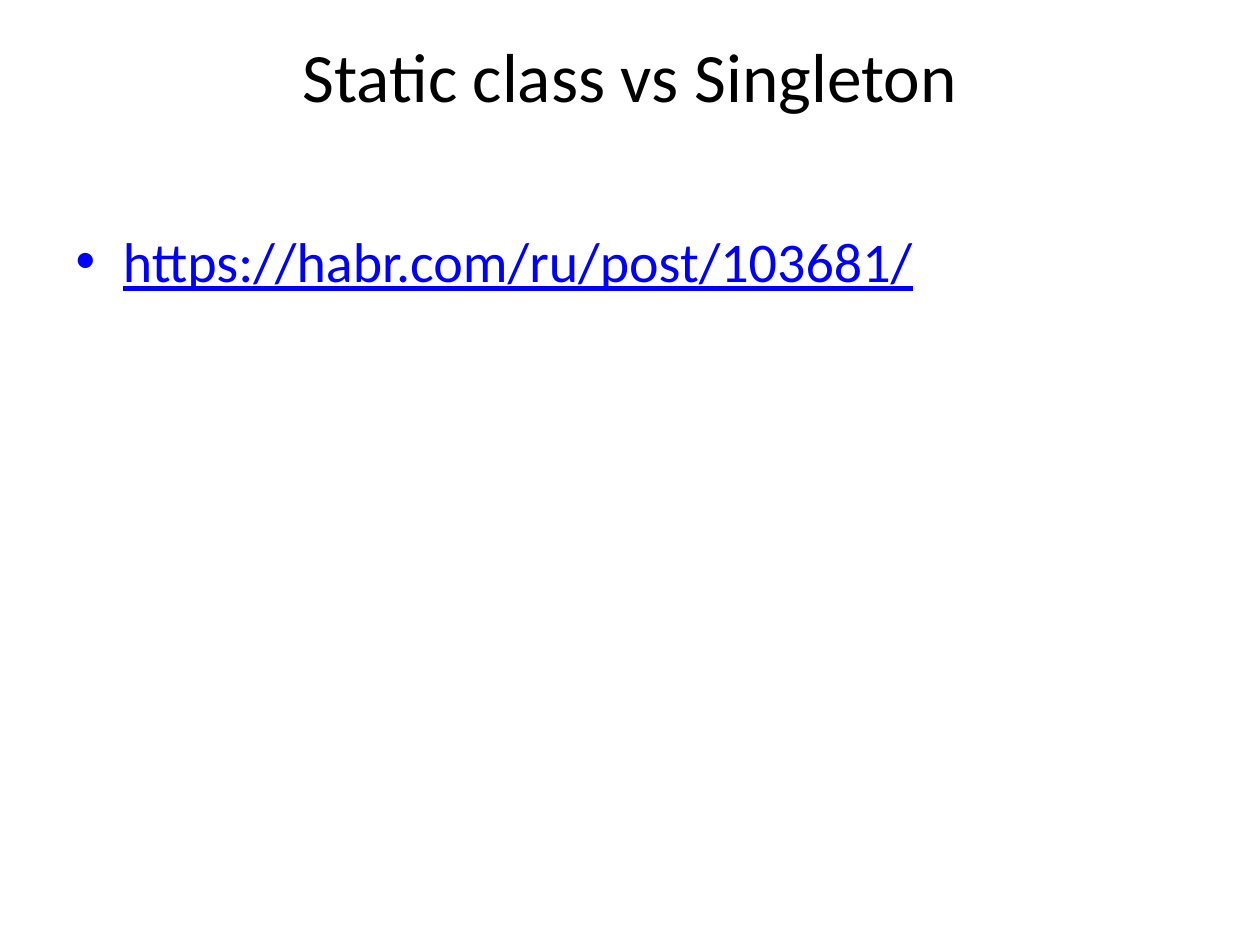
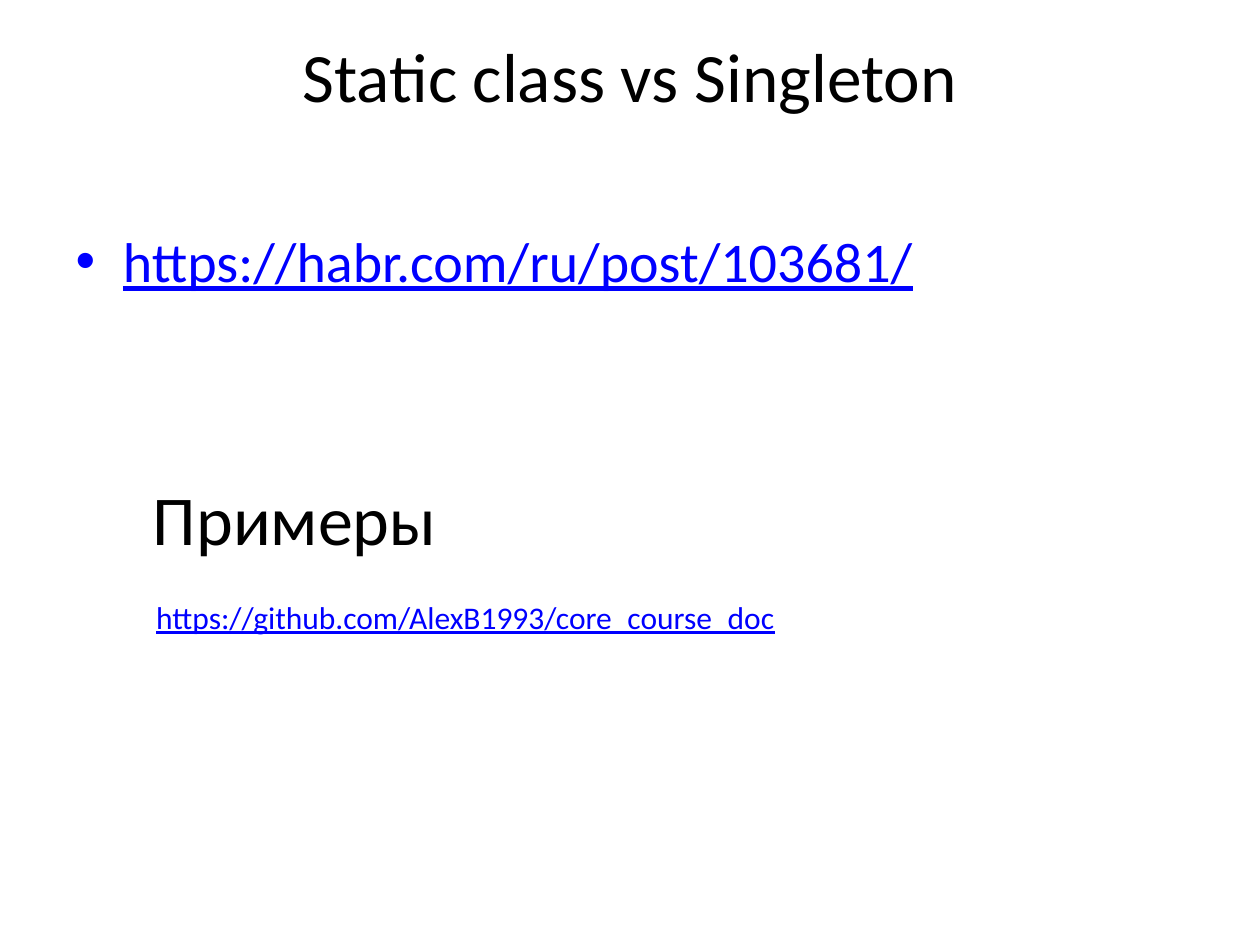
Before and after one commit to AlexB1993/core_course_doc, a slide deck: slide 8 of Singleton.pptx. Drawn at 1260x945 pixels with LibreOffice and Linux fonts; fonts in the diff are those of the drawing. Boxes give left, top, right and bottom in pixels: in the first picture for what was removed or moved away, otherwise in the second. Text is boxed around its words. In the diff, an @@ line names an element or a change of style, - is before the commit and + after.

Commit message:
fixed

```diff
--- a/Singleton.pptx
+++ b/Singleton.pptx
@@ text added at <box>153,500,436,557</box>, 40 pt, text #000000 @@
+Примеры
@@ text added at <box>156,607,774,635</box>, 18 pt, text #0000FF, underline @@
+https://github.com/AlexB1993/core_course_doc
```
